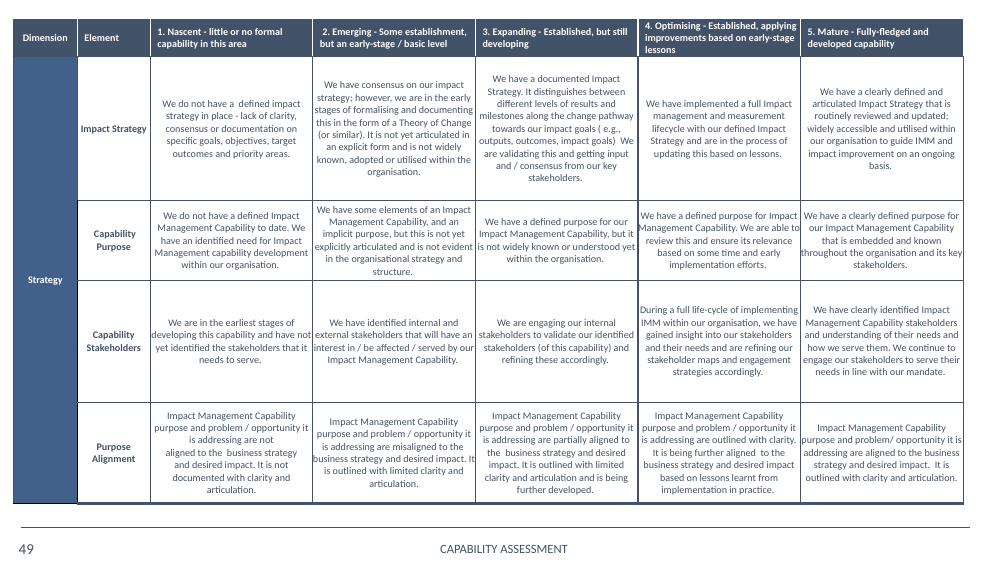
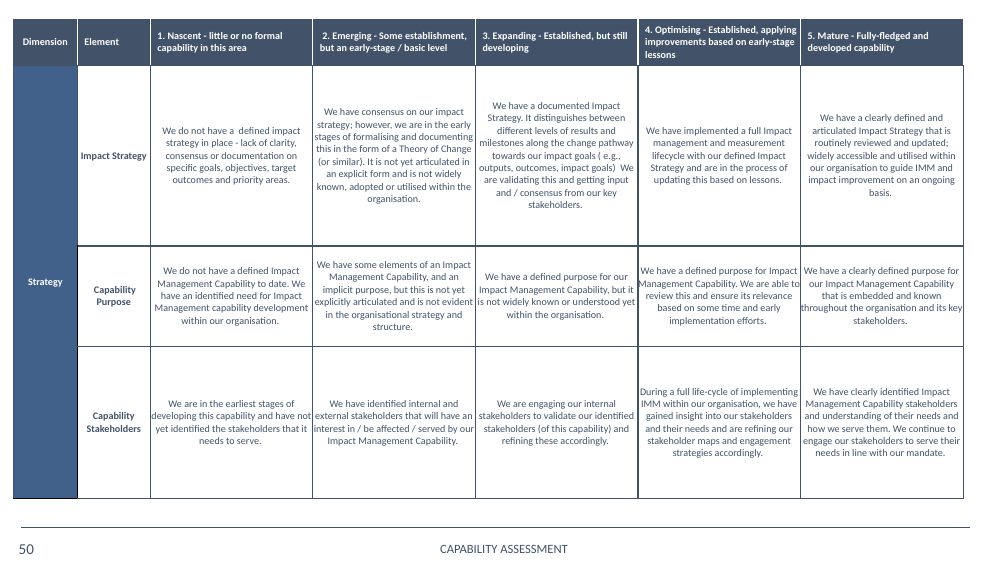
Before and after one commit to opus-meum/power-automate, a slide deck: slide 50 of Capability Assessment Report.pptx (slide 49 before the commit). Drawn at 1008x567 pixels with LibreOffice and Linux fonts; fonts in the diff are those of the drawing; background and template pictures are left out. Boxes give left, top, right and bottom in pixels: in the first picture for what was removed or moved away, otherwise in the second. Text is boxed around its words. In the diff, an @@ line names an element or a change of style, - is before the commit and + after.

```diff
--- a/Capability Assessment Report.pptx
+++ b/Capability Assessment Report.pptx
@@ table at [14, 19, 962, 499] @@
-row 5:  | Purpose Alignment | Impact Management Capability purpose and problem / opportunity it is addressing are not aligned to the business strategy and desired impact. It is not documented with clarity and articulation. | Impact Management Capability purpose and problem / opportunity it is addressing are misaligned to the business strategy and desired impact. It is outlined with limited clarity and articulation. | Impact Management Capability purpose and problem / opportunity it is addressing are partially aligned to the business strategy and desired impact. It is outlined with limited clarity and articulation and is being further developed. | Impact Management Capability purpose and problem / opportunity it is addressing are outlined with clarity. It is being further aligned to the business strategy and desired impact based on lessons learnt from implementation in practice. | Impact Management Capability purpose and problem/ opportunity it is addressing are aligned to the business strategy and desired impact. It is outlined with clarity and articulation.
@@ page number at [19, 544, 34, 554]: text changed @@
-49
+50
```
Also in this commit, not shown: 26 other slides changed, 2 slides added, 1 slide removed, 20 other files.
